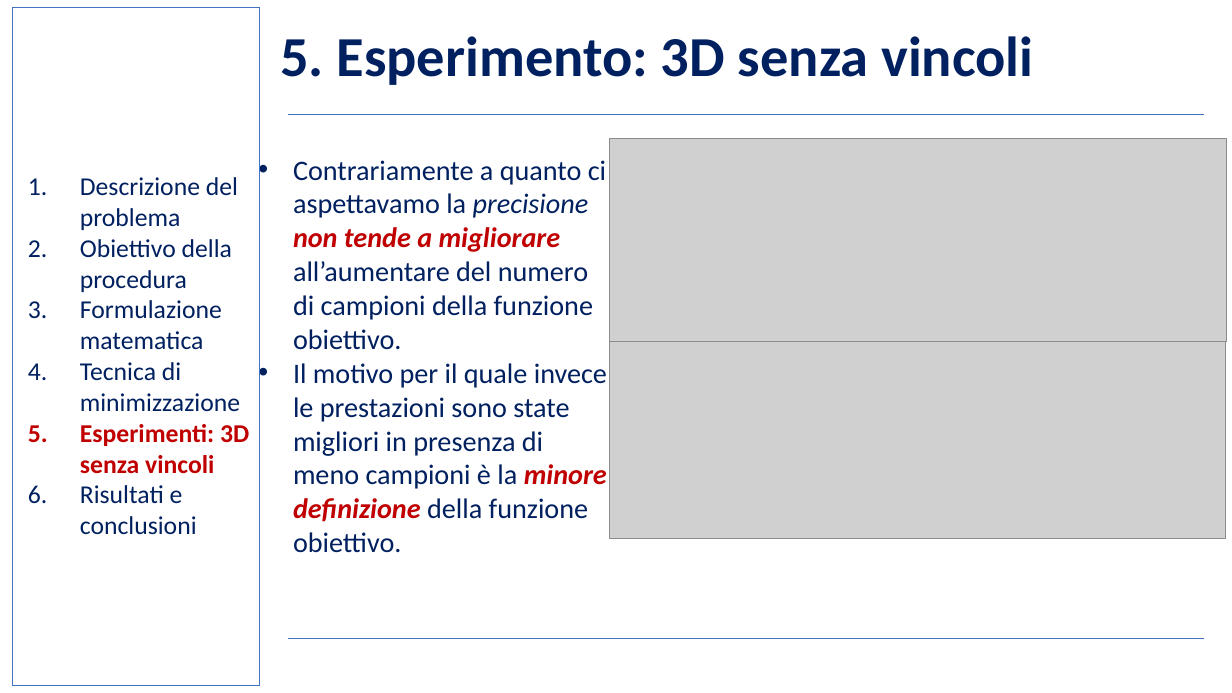
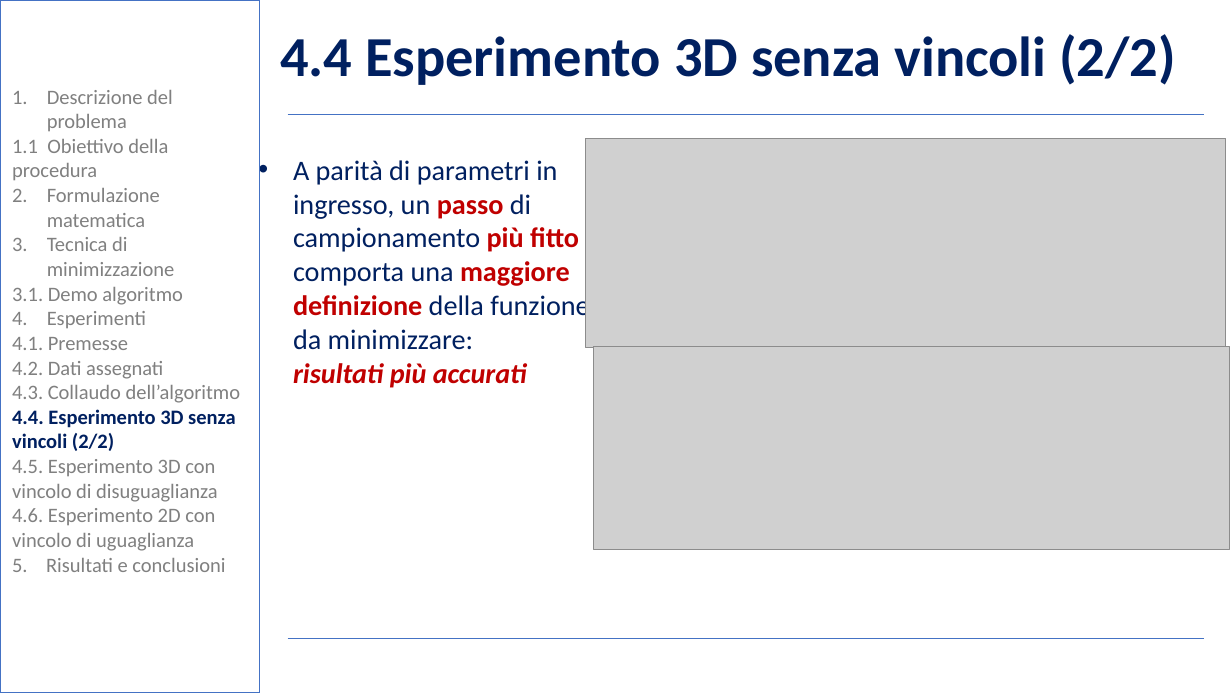
Before and after one commit to BernardoGiordano/NelderMeadMethod, a slide deck: slide 15 of writeup/Slides.pptx (slide 14 before the commit). Drawn at 1232x693 pixels with LibreOffice and Linux fonts; fonts in the diff are those of the drawing; grey boxes stand for pictures; background and template pictures are left out. Boxes give left, top, right and bottom in pixels: in the first picture for what was removed or moved away, otherwise in the second. Text is boxed around its words. In the diff, an @@ line names an element or a change of style, - is before the commit and + after.

```diff
--- a/writeup/Slides.pptx
+++ b/writeup/Slides.pptx
@@ rectangle: place and size @@
-rectangle at [13, 7, 260, 686]
+rectangle at [0, 0, 260, 693]
@@ rectangle at [0, 0, 260, 693]: fill none to #FFFFFF at 50% opacity @@
@@ title at [280, 34, 1176, 85]: text changed @@
-5. Esperimento: 3D senza vincoli
+4.4 Esperimento 3D senza vincoli (2/2)
@@ text "Descrizione del problema": place and size @@
-text "Descrizione del problema" at [80, 177, 249, 535]
+text "Descrizione del problema" at [12, 90, 241, 572]
@@ text at [47, 90, 175, 276]: size 20 to 16 pt, text colour #002060 to #808080 in "Descrizione del problema", "Formulazione matematica", "Tecnica di minimizzazione"; indent changed @@
@@ text at [12, 139, 168, 180]: text changed; size 20 to 16 pt; text colour #002060 to #808080 @@
-2. Obiettivo della procedura
+1.1 Obiettivo della procedura
@@ picture: place and size @@
-picture at [610, 139, 1226, 342]
+picture at [586, 139, 1226, 348]
@@ text at [293, 160, 589, 388]: text changed @@
-• Contrariamente a quanto ci aspettavamo la precisione non tende a migliorare all’aumentare del numero di campioni della funzione obiettivo.
-• Il motivo per il quale invece le prestazioni sono state migliori in presenza di meno campioni è la minore definizione della funzione obiettivo.
+• A parità di parametri in ingresso, un passo di campionamento più fitto comporta una maggiore definizione della funzione da minimizzare:
+  risultati più accurati
@@ text at [12, 287, 241, 572]: text changed; size 20 to 16 pt; text colour #C00000 to #808080; bold off @@
-5. Esperimenti: 3D senza vincoli
-6. Risultati e conclusioni
+3.1. Demo algoritmo
+4. Esperimenti
+4.1. Premesse
+4.2. Dati assegnati
+4.3. Collaudo dell’algoritmo
+4.4. Esperimento 3D senza vincoli (2/2)
+4.5. Esperimento 3D con vincolo di disuguaglianza
+4.6. Esperimento 2D con vincolo di uguaglianza
+5. Risultati e conclusioni
@@ picture: place and size @@
-picture at [610, 342, 1226, 539]
+picture at [593, 348, 1229, 550]
```
Also in this commit, not shown: 18 other slides changed, 1 slide added, 3 other files.
